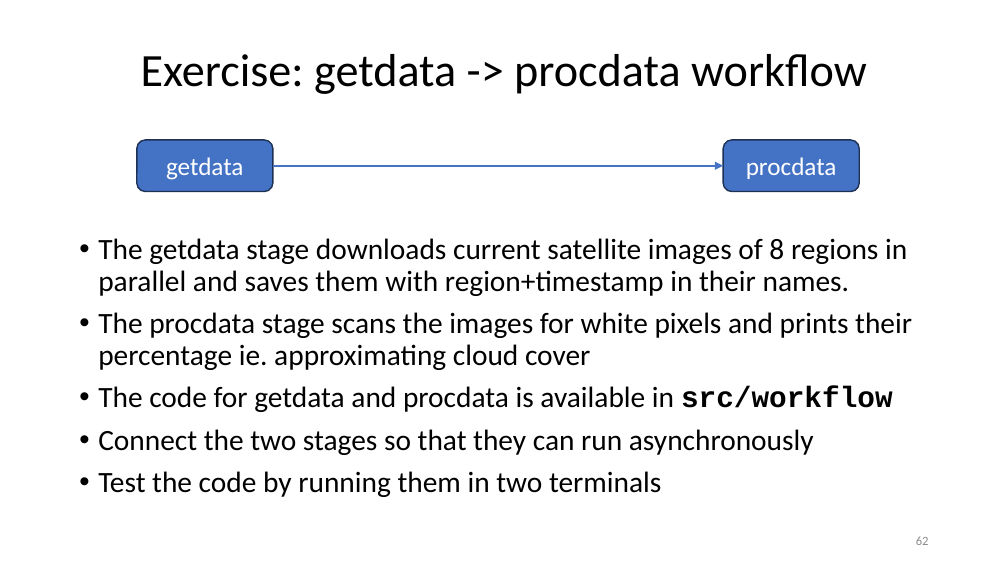
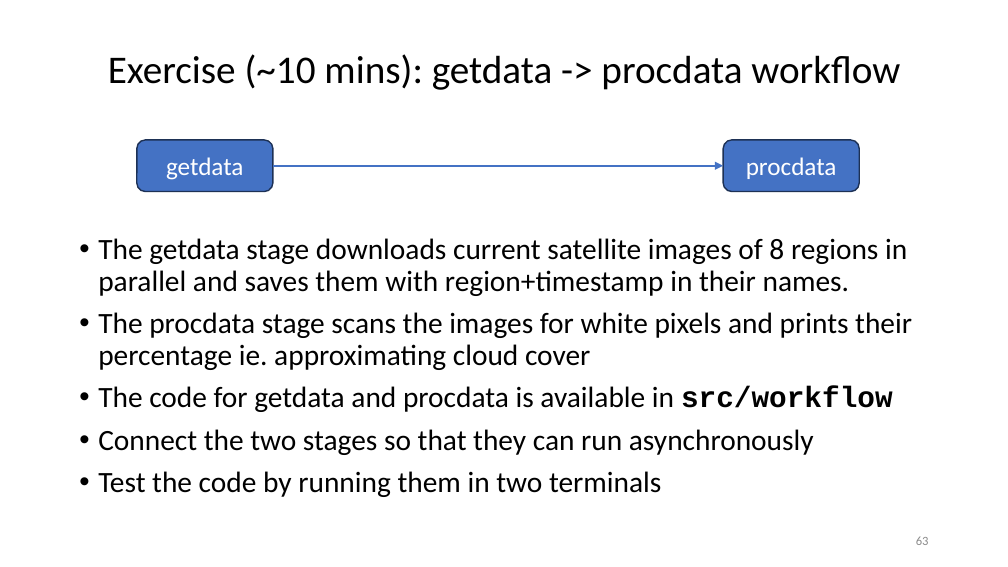
Before and after one commit to ketancmaheshwari/pearc24tut, a slide deck: slide 63 of gnu-parallel-tutorial.pptx (slide 62 before the commit). Drawn at 1008x567 pixels with LibreOffice and Linux fonts; fonts in the diff are those of the drawing. Boxes give left, top, right and bottom in pixels: in the first picture for what was removed or moved away, otherwise in the second. Text is boxed around its words. In the diff, an @@ line names an element or a change of style, - is before the commit and + after.

```diff
--- a/gnu-parallel-tutorial.pptx
+++ b/gnu-parallel-tutorial.pptx
@@ title at bbox=[108, 54, 900, 90]: text changed; size 33 to 28 pt @@
-Exercise: getdata -> procdata workflow
+Exercise (~10 mins): getdata -> procdata workflow
```
Also in this commit, not shown: 3 other slides changed, 1 slide added.
